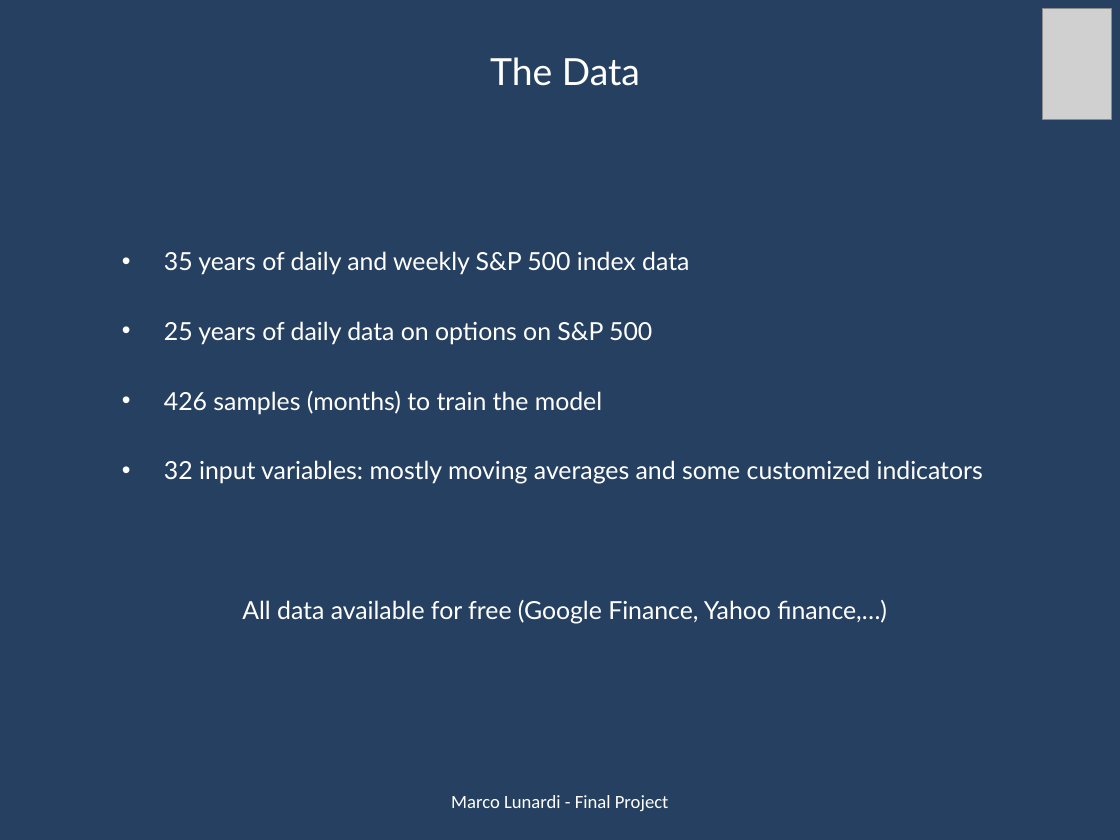
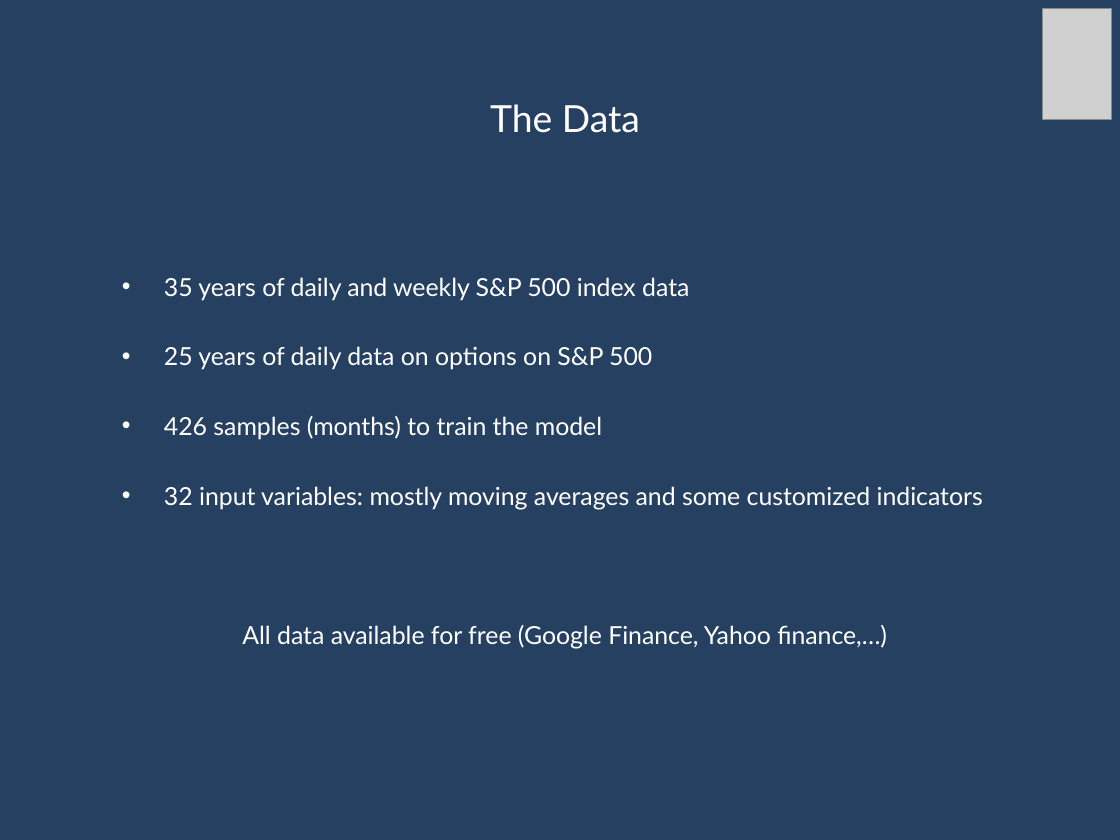
Before and after one commit to marcolunardi/metis, a slide deck: slide 4 of final_project/Metis Kojak.pptx. Drawn at 1120x840 pixels with LibreOffice and Linux fonts; fonts in the diff are those of the drawing; grey boxes stand for pictures. Boxes give left, top, right and bottom in pixels: in the first picture for what was removed or moved away, otherwise in the second. Text is boxed around its words. In the diff, an @@ line names an element or a change of style, - is before the commit and + after.

```diff
--- a/final_project/Metis Kojak.pptx
+++ b/final_project/Metis Kojak.pptx
@@ text "The Data" rewrapped from [164, 57, 983, 623] to [164, 104, 983, 649] @@
@@ text removed at [451, 795, 668, 811] @@
-Marco Lunardi - Final Project
```
Also in this commit, not shown: 8 other slides changed, 7 other files.
